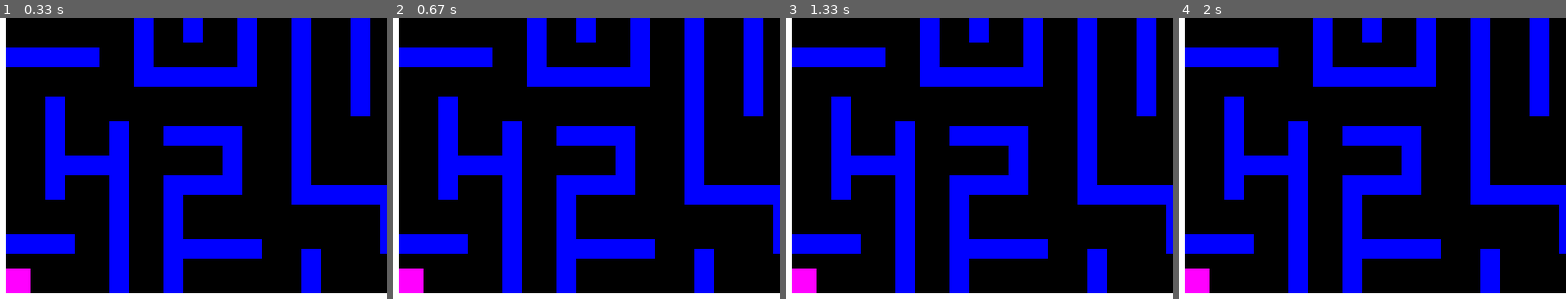
Above: before the commit, frames 1-4 (left to right).
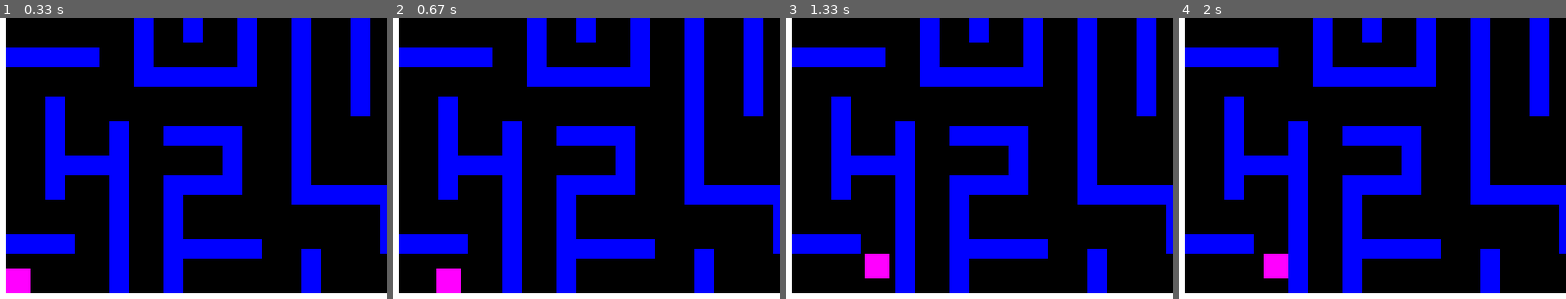
Above: after the commit, the same moments.

Repository: abbeymw/Pygame_Project4
Game: pygame game, started from pygame_maze.py
Same seed, same stepped clock (60 frames per second), same inputs: the game is played once before the commit and once after it.
Inputs:
- Up to frame 1 (0.33 s): no input
- Up to frame 2 (0.67 s): hold Right from 0.33 s (still down)
- Up to frame 3 (1.33 s): release Right at 0.8 s; hold Up 0.83-1.13 s; hold Right from 1.17 s (still down)
- Up to frame 4 (2 s): release Right at 1.63 s
The pictures show only the part of the screen within x 0-50%, y 50-100%; the shares and areas given below are measured in that part.

Frame 1 is identical in both runs. In frame 2, 1.1% of the frame differs, in the area x 1-18%, y 89-98%; in frame 3, 1.1%; in frame 4, 1.1%.

Commit message:
changed Maze class and trying to modify movement

Diff:
--- a/pygame_maze.py
+++ b/pygame_maze.py
@@ -16,37 +16,37 @@
         self.rect.x = x
         self.rect.y = y
 
-    # def change_speed(self, x, y):
-    #     self.speed_x += x
-    #     self.speed_y += y
-
-    # def move(self, walls):
-    #     self.rect.x += self.x_pos
-    #     list_of_blocks = pygame.sprite.spritecollide(self, walls, False)
-    #     for b in list_of_blocks:
-    #         if self.x_pos > 0:
-    #             self.rect.right = b.rect.left
-    #         else:
-    #             self.rect.left = b.rect.right
-    #     self.rect.y += self.y_pos
-    #     list_of_blocks = pygame.sprite.spritecollide(self, walls, False)
-    #     for b in list_of_blocks:
-    #         if self.y_pos > 0:
-    #             self.rect.bottom = b.rect.top
-    #         else:
-    #             self.rect.top = b.rect.bottom
-    def handle_keys(self, walls):
-        """ Handles Keys """
-        key = pygame.key.get_pressed()
-        dist = 2 # distance moved in 1 frame, try changing it to 5
-        if key[pygame.K_DOWN]: # down key
-            self.y_pos += dist # move down
-        elif key[pygame.K_UP]: # up key
-            self.y_pos -= dist # move up
-        if key[pygame.K_RIGHT]: # right key
-            self.x_pos += dist # move right
-        elif key[pygame.K_LEFT]: # left key
-            self.x_pos -= dist
+    def change_speed(self, x, y):
+        self.x_pos += x
+        self.y_pos += y
+
+    def move(self, walls):
+        self.rect.x += self.x_pos
+        list_of_blocks = pygame.sprite.spritecollide(self, walls, False)
+        for b in list_of_blocks:
+            if self.x_pos > 0:
+                self.rect.right = b.rect.left
+            else:
+                self.rect.left = b.rect.right
+        self.rect.y += self.y_pos
+        list_of_blocks = pygame.sprite.spritecollide(self, walls, False)
+        for b in list_of_blocks:
+            if self.y_pos > 0:
+                self.rect.bottom = b.rect.top
+            else:
+                self.rect.top = b.rect.bottom
+    # def handle_keys(self, walls):
+    #     """ Handles Keys """
+    #     key = pygame.key.get_pressed()
+    #     dist = 2 # distance moved in 1 frame, try changing it to 5
+    #     if key[pygame.K_DOWN]: # down key
+    #         self.y_pos += dist # move down
+    #     elif key[pygame.K_UP]: # up key
+    #         self.y_pos -= dist # move up
+    #     if key[pygame.K_RIGHT]: # right key
+    #         self.x_pos += dist # move right
+    #     elif key[pygame.K_LEFT]: # left key
+    #         self.x_pos -= dist
 
 class Wall(pygame.sprite.Sprite):
     def __init__(self, x, y, w, h, color):
@@ -57,13 +57,13 @@
         self.rect.x = x
         self.rect.y = y
 
-class Setting(object):
-    wall_list = None
-    enemy_sprites = None
-
-    def __init__(self):
-        self.wall_list = pygame.sprite.Group()
-        self.enemy_sprites = pygame.sprite.Group()
+# class Setting(object):
+#     wall_list = None
+#     enemy_sprites = None
+
+#     def __init__(self):
+#         self.wall_list = pygame.sprite.Group()
+#         self.enemy_sprites = pygame.sprite.Group()
 
 # class Enemies(pygame.sprite.Sprite):
 #     def __init__(self, x, y, w, h, color):
@@ -83,9 +83,10 @@
 #             enemy = Enemies(e[0], e[1], e[2], e[3], e[4])
 #             self.enemy_sprites.add(enemy)
 
-class Maze(Setting):
+class Maze(object):
     def __init__(self):
-        super().__init__()
+        # super().__init__()
+        self.wall_list = pygame.sprite.Group()
         #[x, y, width, height]
         walls_creation = [[0, 0, 20, 600, WHITE],
                  [780, 0, 20, 250, WHITE],
@@ -180,7 +181,7 @@
 
     game_over = False
     while not game_over:
-        player.handle_keys(maze.wall_list)
+        player.move(maze.wall_list)
         # player.handle_keys()
         disp.fill((0, 0, 0))
 
@@ -204,24 +205,24 @@
         pygame.display.flip()
 
         for event in pygame.event.get():
-            # if event.type == pygame.KEYDOWN:
-            #     if event.key == pygame.K_LEFT:
-            #         player.change_speed(-2, 0)
-            #     if event.key == pygame.K_RIGHT:
-            #         player.change_speed(2, 0)
-            #     if event.key == pygame.K_UP:
-            #         player.change_speed(0, -2)
-            #     if event.key == pygame.K_DOWN:
-            #         player.change_speed(0, 2)
-            # if event.type == pygame.KEYUP:
-            #     if event.key == pygame.K_LEFT:
-            #         player.change_speed(2, 0)
-            #     if event.key == pygame.K_RIGHT:
-            #         player.change_speed(-2, 0)
-            #     if event.key == pygame.K_UP:
-            #         player.change_speed(0,2)
-            #     if event.key == pygame.K_DOWN:
-            #         player.change_speed(0, -2)
+            if event.type == pygame.KEYDOWN:
+                if event.key == pygame.K_LEFT:
+                    player.change_speed(-2, 0)
+                if event.key == pygame.K_RIGHT:
+                    player.change_speed(2, 0)
+                if event.key == pygame.K_UP:
+                    player.change_speed(0, -2)
+                if event.key == pygame.K_DOWN:
+                    player.change_speed(0, 2)
+            if event.type == pygame.KEYUP:
+                if event.key == pygame.K_LEFT:
+                    player.change_speed(2, 0)
+                if event.key == pygame.K_RIGHT:
+                    player.change_speed(-2, 0)
+                if event.key == pygame.K_UP:
+                    player.change_speed(0,2)
+                if event.key == pygame.K_DOWN:
+                    player.change_speed(0, -2)
             # if event.type == pygame.KEYDOWN:
             #     if event.key == pygame.K_LEFT:
             #         player.x_pos -= 1
